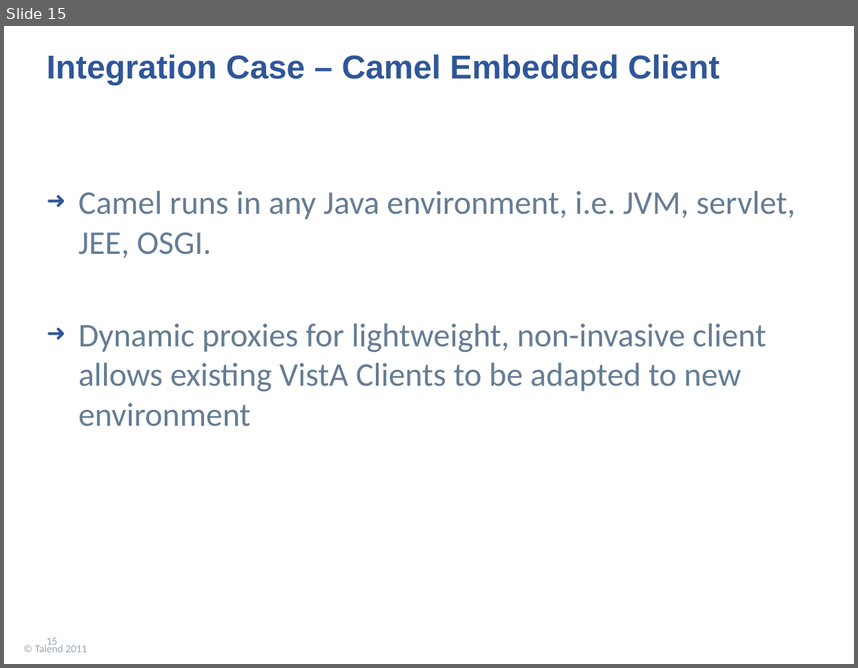
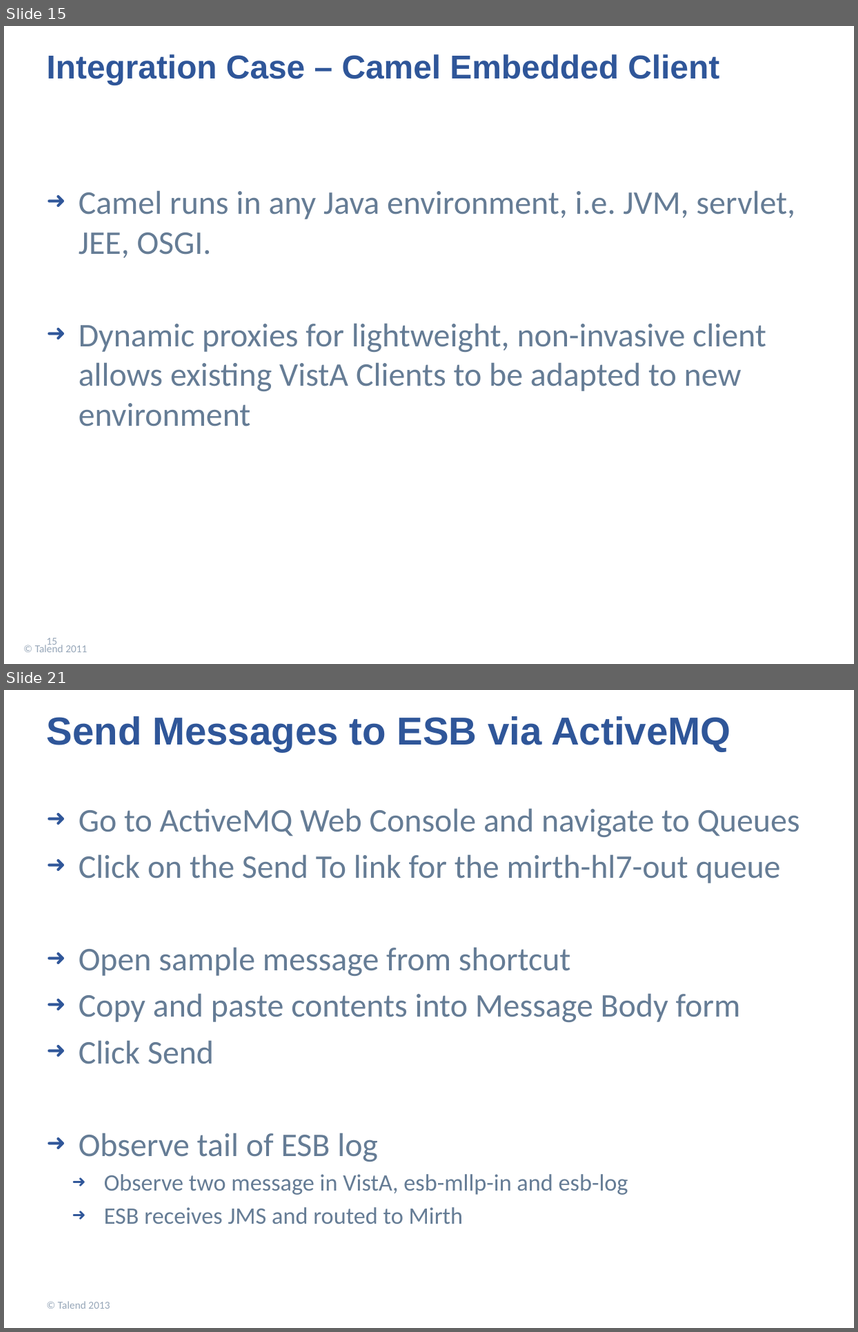
Before and after one commit to openmash/openmash, a slide deck: om_02_OpenMash VistA Integration Cases.pptx. Shown one above the other, each under a label of ours: slide 15 before the commit, slides 15 and 21 after it; the slides between them are not shown. The pictures are 858x668 and 858x1332 pixels, drawn with LibreOffice and Linux fonts; fonts in the diff are those of the drawing; background and template pictures are left out. Boxes give left, top, right and bottom in pixels: in the first picture for what was removed or moved away, otherwise in the second. Text is boxed around its words. In the diff, an @@ line names an element or a change of style, - is before the commit and + after.

```diff
--- a/om_02_OpenMash VistA Integration Cases.pptx
+++ b/om_02_OpenMash VistA Integration Cases.pptx
@@ slide 21 added at (4, 690, 854, 1328), background picture (left out) @@
@@ title added at (47, 716, 731, 751), 33 pt, text #2F5699, bold @@
+Send Messages to ESB via ActiveMQ
@@ text added at (79, 808, 800, 1223), 28 pt, text #657C95 @@
+➜ Go to ActiveMQ Web Console and navigate to Queues
+➜ Click on the Send To link for the mirth-hl7-out queue
+  ➜ Open sample message from shortcut
+  ➜ Copy and paste contents into Message Body form
+  ➜ Click Send
+  ➜ Observe tail of ESB log
+    ➜ Observe two message in VistA, esb-mllp-in and esb-log
+    ➜ ESB receives JMS and routed to Mirth
@@ text added at (58, 1301, 110, 1308), 9 pt, text #96A6B8 @@
+© Talend 2013
```
Also in this commit, not shown: 6 other slides added, 2 other files.
